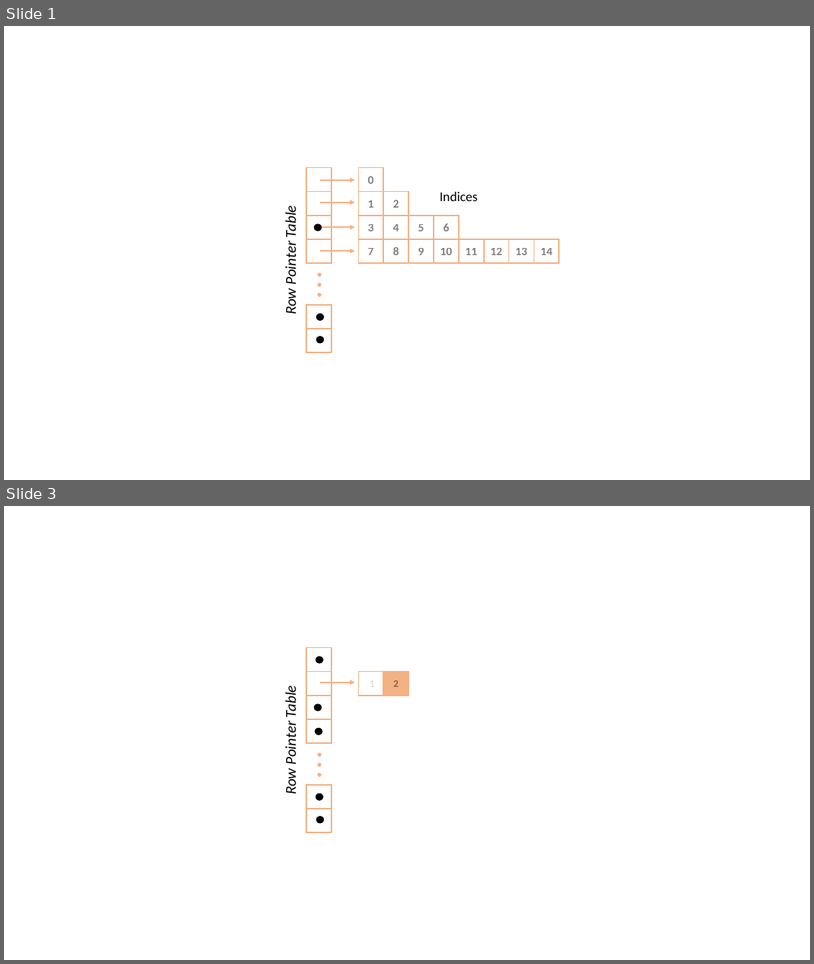
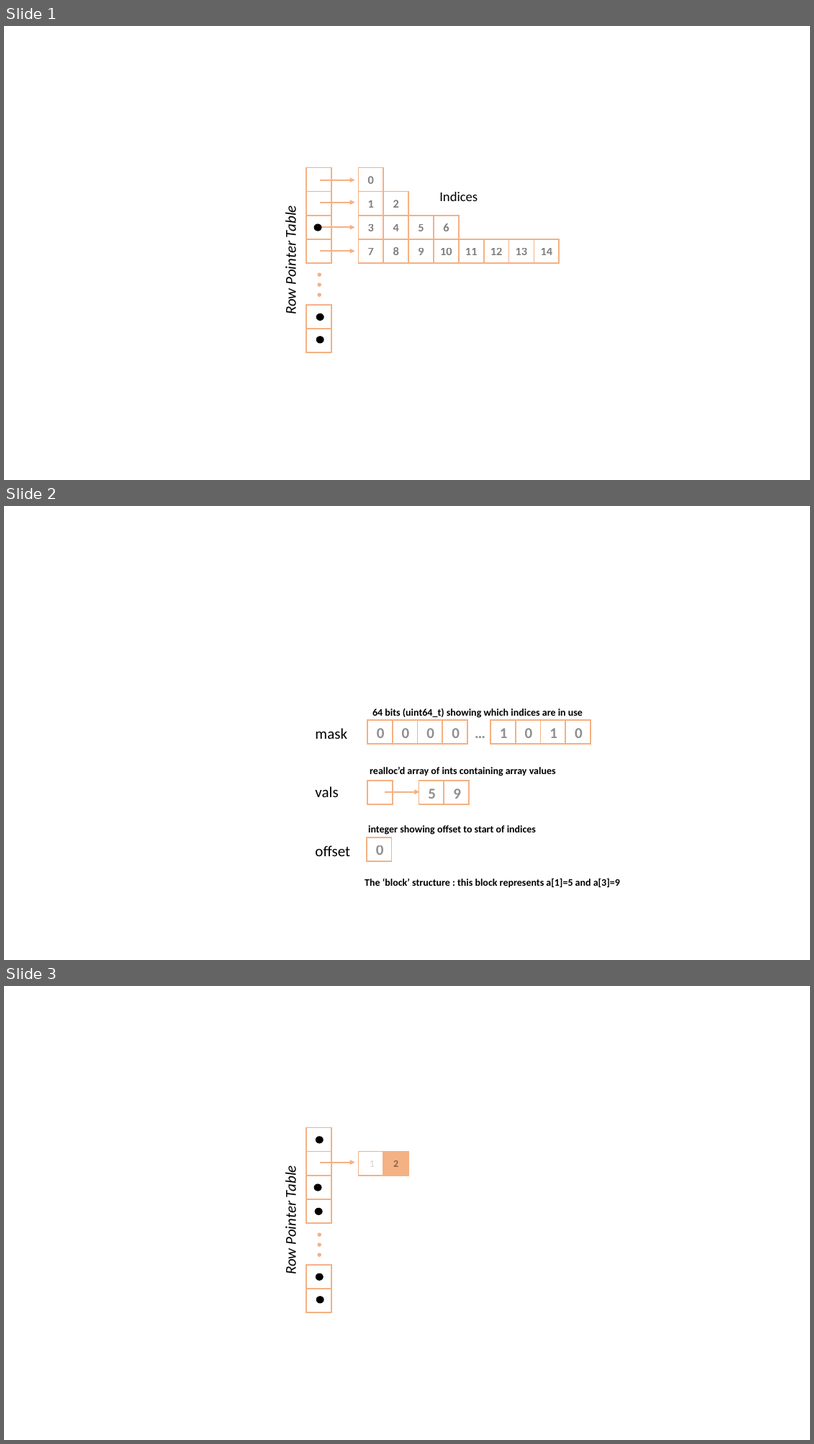
Before and after one commit to csnwc/Exercises-In-C, a slide deck: Pictures/bsa.pptx. Shown one above the other, each under a label of ours: slides 1 and 3 before the commit, slides 1, 2 and 3 after it; the slides between them are not shown. The pictures are 814x964 and 814x1444 pixels, drawn with LibreOffice and Linux fonts; fonts in the diff are those of the drawing. Boxes give left, top, right and bottom in pixels: in the first picture for what was removed or moved away, otherwise in the second. Text is boxed around its words. In the diff, an @@ line names an element or a change of style, - is before the commit and + after.

```diff
--- a/Pictures/bsa.pptx
+++ b/Pictures/bsa.pptx
@@ slide 2 added at (4, 506, 810, 960), background #FFFFFF @@
@@ rectangle added at (368, 720, 392, 744), outline #F4B183 1.5 pt @@
@@ text added at (373, 708, 583, 718), 12 pt, text #000000, bold @@
+64 bits (uint64_t) showing which indices are in use
@@ rectangle added at (393, 720, 418, 744), outline #F4B183 1.5 pt @@
@@ rectangle added at (418, 720, 442, 744), outline #F4B183 1.5 pt @@
@@ rectangle added at (442, 720, 468, 744), outline #F4B183 1.5 pt @@
@@ text added at (466, 720, 495, 744), 18 pt, text #000000 at 44% opacity, bold @@
+…
@@ rectangle added at (491, 720, 516, 744), outline #F4B183 1.5 pt @@
@@ rectangle added at (516, 720, 540, 744), outline #F4B183 1.5 pt @@
@@ rectangle added at (540, 720, 566, 744), outline #F4B183 1.5 pt @@
@@ rectangle added at (566, 720, 591, 744), outline #F4B183 1.5 pt @@
@@ text added at (315, 728, 347, 739), 18 pt, text #000000 @@
+mask
@@ text added at (377, 728, 385, 738), 18 pt, text #000000 at 44% opacity, bold @@
+0
@@ text added at (402, 728, 410, 738), 18 pt, text #000000 at 44% opacity, bold @@
+0
@@ text added at (427, 728, 435, 738), 18 pt, text #000000 at 44% opacity, bold @@
+0
@@ text added at (452, 728, 460, 738), 18 pt, text #000000 at 44% opacity, bold @@
+0
@@ text added at (500, 728, 508, 738), 18 pt, text #000000 at 44% opacity, bold @@
+1
@@ text added at (525, 728, 533, 738), 18 pt, text #000000 at 44% opacity, bold @@
+0
@@ text added at (550, 728, 558, 738), 18 pt, text #000000 at 44% opacity, bold @@
+1
@@ text added at (575, 728, 583, 738), 18 pt, text #000000 at 44% opacity, bold @@
+0
@@ text added at (315, 786, 338, 797), 18 pt, text #000000 @@
+vals
@@ rectangle added at (368, 780, 392, 804), outline #F4B183 1.5 pt @@
@@ text added at (370, 767, 556, 776), 12 pt, text #000000, bold @@
+realloc’d array of ints containing array values
@@ rectangle added at (419, 780, 444, 804), outline #F4B183 1.5 pt @@
@@ rectangle added at (445, 780, 469, 804), outline #F4B183 1.5 pt @@
@@ arrow added from (385, 792) to (419, 792), #F4B183 1.5 pt @@
@@ text added at (428, 788, 436, 798), 18 pt, text #000000 at 44% opacity, bold @@
+5
@@ text added at (453, 788, 461, 798), 18 pt, text #000000 at 44% opacity, bold @@
+9
@@ text added at (368, 825, 536, 834), 12 pt, text #000000, bold @@
+integer showing offset to start of indices
@@ text added at (315, 845, 350, 856), 18 pt, text #000000 @@
+offset
@@ rectangle added at (367, 837, 392, 860), outline #F4B183 1.5 pt @@
@@ text added at (376, 845, 384, 854), 18 pt, text #000000 at 44% opacity, bold @@
+0
@@ text added at (365, 878, 620, 888), 12 pt, text #000000, bold @@
+The ‘block’ structure : this block represents a[1]=5 and a[3]=9
```
Also in this commit, not shown: 1 slide removed, 15 other files.
